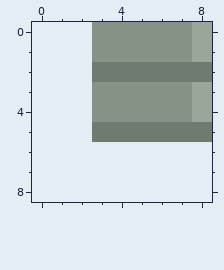
Pixel-art file -- tools/art/map/roof_fibro.aseprite. Above: the version before the commit.
6x6 pixels, 1 frame. The old version is drawn lined up with the new one, on the new canvas.
After:
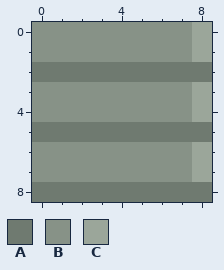
Palette (. is transparent): A #6f7a70  B #879287  C #9ba69a
Diff:
canvas 6x6 -> 9x9, the old top-left corner now at 3,0
The edit adds colour A in row 2 at x 0 to 2; in row 5 at x 0 to 2; in row 8 at x 0 to 8.
The edit adds colour B in rows 0 to 1 at x 0 to 2; in rows 3 to 4 at x 0 to 2; in rows 6 to 7 at x 0 to 7.
The edit adds colour C in rows 6 to 7 at x 8.
Pixel boxes of the changes (left, top, right, bottom) in both pictures:
added: (32, 22, 212, 202)
